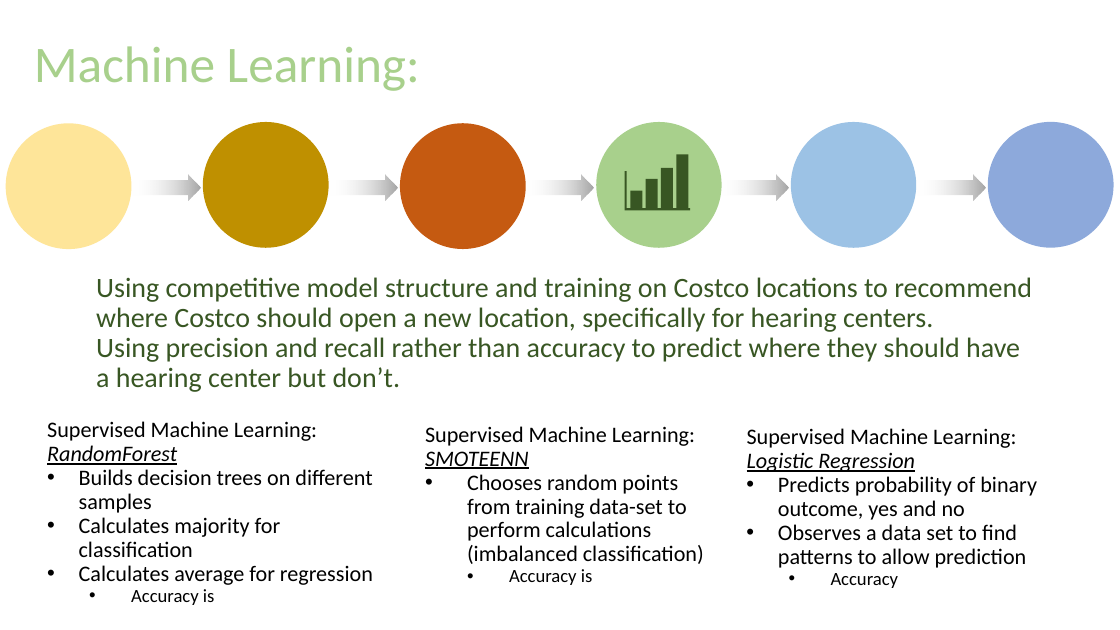
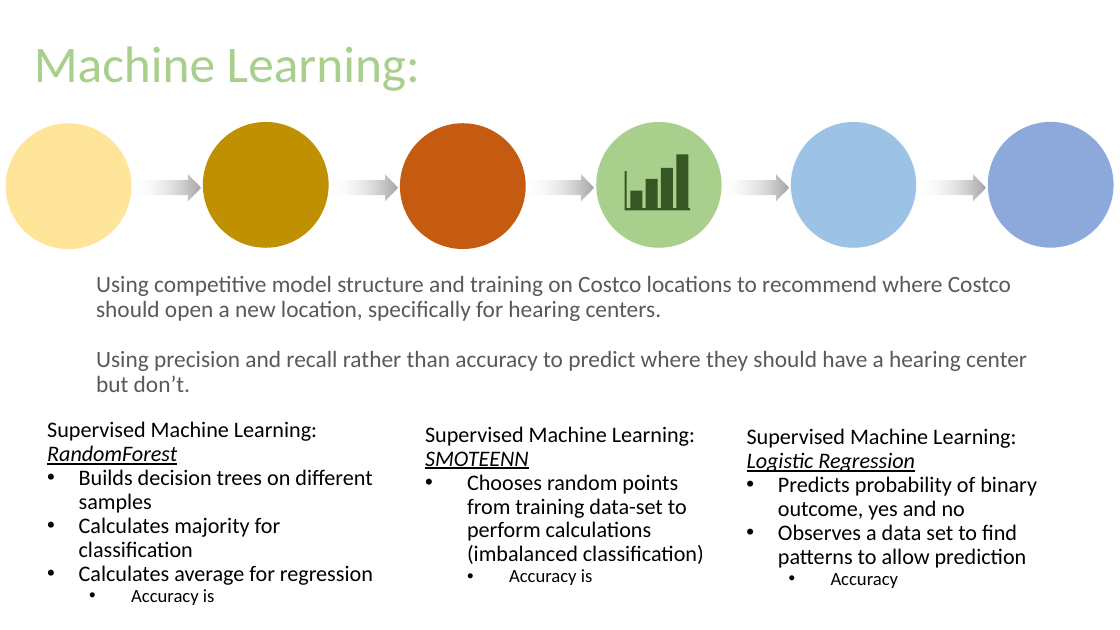
Before and after one commit to JaxWil24/Hearing_Aid_Accessibility, a slide deck: slide 5 of Presentation/FP_Powerpoint.pptx (slide 6 before the commit). Drawn at 1120x630 pixels with LibreOffice and Linux fonts; fonts in the diff are those of the drawing. Boxes give left, top, right and bottom in pixels: in the first picture for what was removed or moved away, otherwise in the second. Text is boxed around its words. In the diff, an @@ line names an element or a change of style, - is before the commit and + after.

```diff
--- a/Presentation/FP_Powerpoint.pptx
+++ b/Presentation/FP_Powerpoint.pptx
@@ text "Using competitive model structure and ..." at [96,276,1027,392]: size 24 to 20 pt, text colour #385723 to #595959 @@
```
Also in this commit, not shown: 7 other slides changed, 3 slides added, 2 slides removed.
